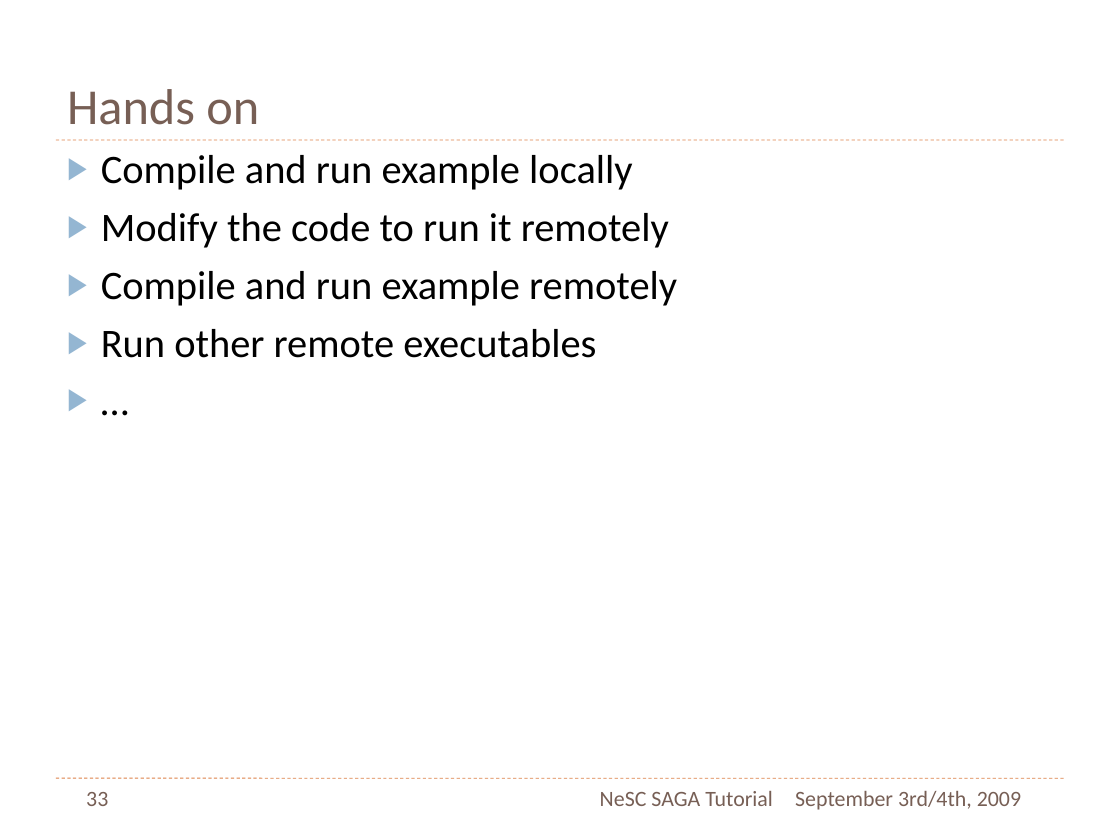
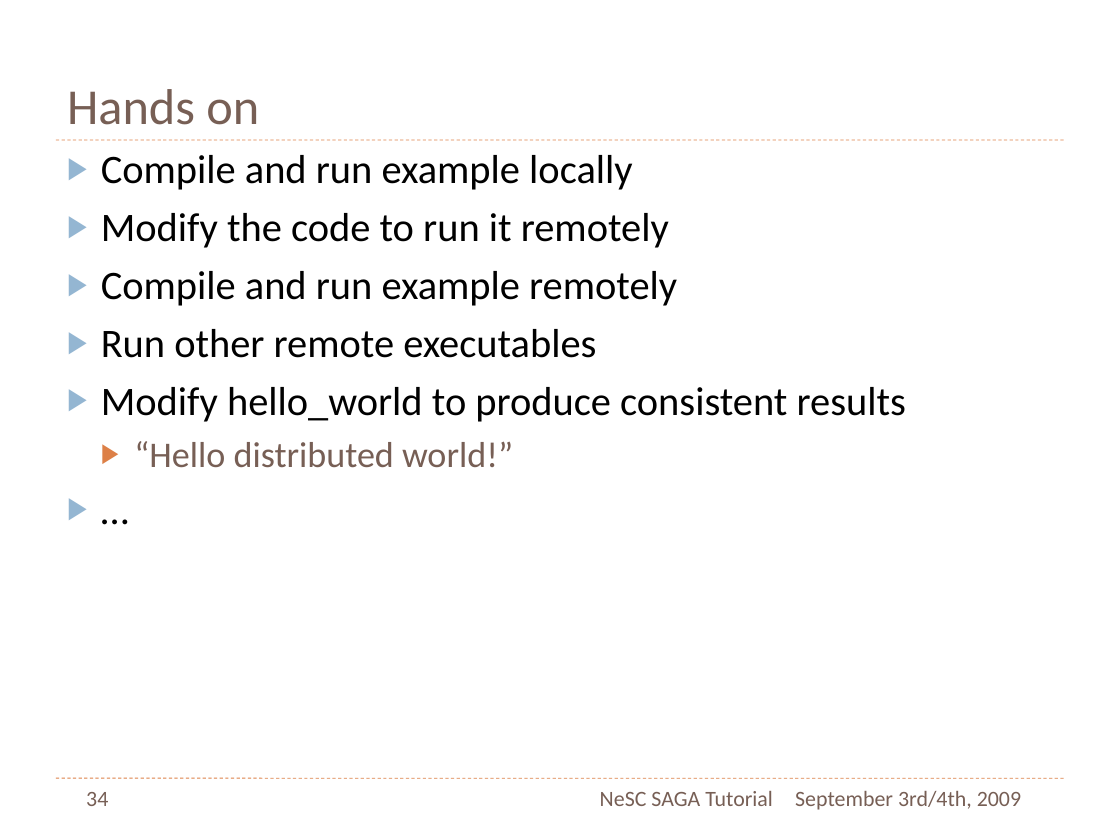
Before and after one commit to saga-project/saga-cpp-legacy-projects, a slide deck: slide 34 of tutorial/NeSC-2009/NeSC09-Practical-PPT.pptx (slide 33 before the commit). Drawn at 1120x840 pixels with LibreOffice and Linux fonts; fonts in the diff are those of the drawing. Boxes give left, top, right and bottom in pixels: in the first picture for what was removed or moved away, otherwise in the second. Text is boxed around its words. In the diff, an @@ line names an element or a change of style, - is before the commit and + after.

```diff
--- a/tutorial/NeSC-2009/NeSC09-Practical-PPT.pptx
+++ b/tutorial/NeSC-2009/NeSC09-Practical-PPT.pptx
@@ text at (101,387,906,468): paragraphs added @@
+▶ Modify hello_world to produce consistent results
+  ▶ “Hello distributed world!”
@@ page number at (86,792,108,806): text changed @@
-33
+34
```
Also in this commit, not shown: 3 other slides changed, 1 slide added, 1 slide removed, 1 other file.
